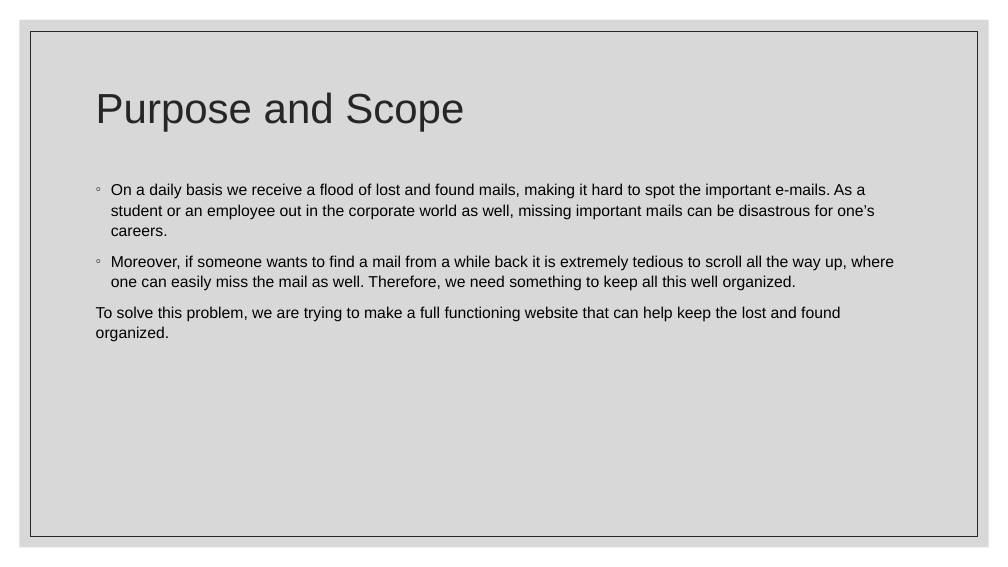
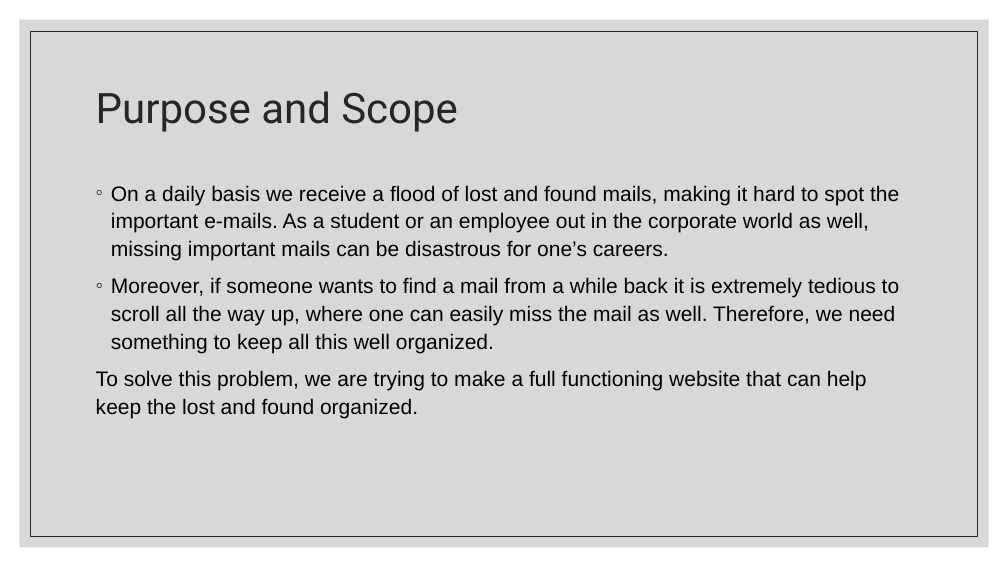
Before and after one commit to Beakbreak/DBMS-project, a slide deck: slide 3 of Lost And found website.pptx. Drawn at 1008x567 pixels with LibreOffice and Linux fonts; fonts in the diff are those of the drawing. Boxes give left, top, right and bottom in pixels: in the first picture for what was removed or moved away, otherwise in the second. Text is boxed around its words. In the diff, an @@ line names an element or a change of style, - is before the commit and + after.

```diff
--- a/Lost And found website.pptx
+++ b/Lost And found website.pptx
@@ title "Purpose and Scope" at [96, 91, 458, 132]: font Arial to Roboto @@
@@ text "On a daily basis we ..." at [96, 185, 900, 418]: size 15 to 20 pt @@
```
Also in this commit, not shown: 4 other slides changed.
